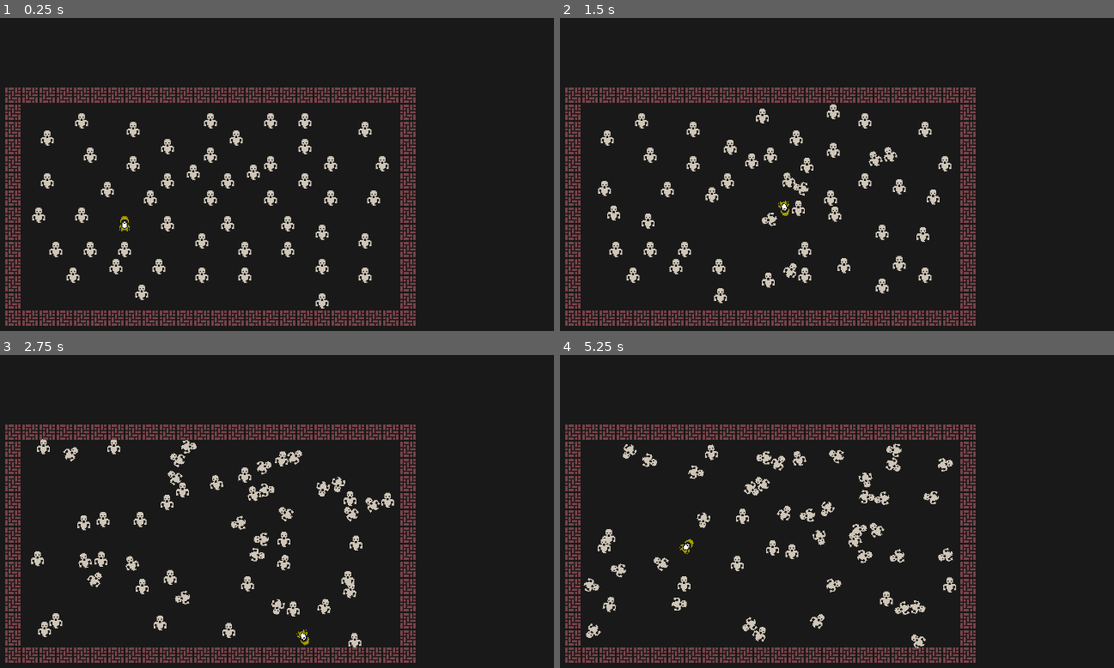
Above: before the commit, frames 1-4 (two rows, left to right).
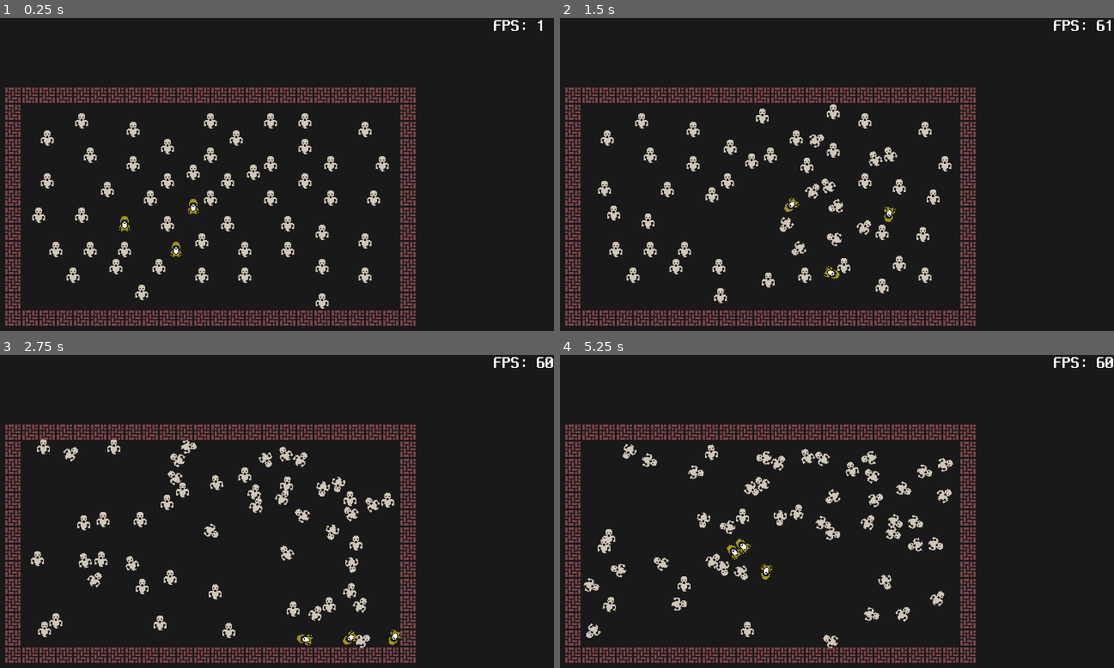
Above: after the commit, the same moments.

Repository: rhdehgks/Defense
Game: Godot game, scene res://game_screen/game.tscn
The game is run twice, just before and just after one commit, with the same random seed, the same clock (stepped at 60 frames per second) and the same inputs.
Inputs (mouse positions are in pixels of both pictures, inside the frame that each line leads up to):
- Up to frame 1 (0.25 s): no input
- Up to frame 2 (1.5 s): tap Enter at 0.5 s; move the mouse to (920, 190) at 0.52 s; hold Right (ui_right) 0.53-1.28 s; click (920, 190) at 0.67 s; move the mouse to (632, 230) at 1.27 s; hold Down (ui_down) from 1.28 s (still down)
- Up to frame 3 (2.75 s): move the mouse to (277, 464) at 2.02 s; release Down (ui_down) at 2.03 s; hold Right (ui_right) from 2.03 s (still down)
- Up to frame 4 (5.25 s): move the mouse to (737, 624) at 2.77 s; release Right (ui_right) at 2.78 s; hold Up (ui_up) 2.78-3.53 s; click (737, 624) at 2.92 s; move the mouse to (975, 605) at 3.52 s; hold Left (ui_left) 3.53-5.03 s; move the mouse to (565, 489) at 4.27 s; move the mouse to (803, 549) at 5.02 s; hold Down (ui_down) from 5.03 s (still down); click (803, 549) at 5.17 s

The runs differ from the first frame. In frame 1, 0.2% of the frame differs, in the area x 30-98%, y 0-77%; in frame 2, 1.4%; in frame 3, 2.4%; in frame 4, 4.2%, in the area x 21-100%, y 0-94%.

Commit message:
폰트 추가

Diff:
--- a/game_screen/game.tscn
+++ b/game_screen/game.tscn
@@ -1,8 +1,9 @@
-[gd_scene load_steps=7 format=3 uid="uid://c3vpuhsddsbu4"]
+[gd_scene load_steps=8 format=3 uid="uid://c3vpuhsddsbu4"]
 
 [ext_resource type="Script" path="res://game_screen/game_screen.gd" id="1_6cie3"]
-[ext_resource type="PackedScene" uid="uid://dr8n2hlkjrlwo" path="res://game_screen/man.tscn" id="1_xj3yq"]
+[ext_resource type="PackedScene" uid="uid://bb8e0io6146kh" path="res://game_screen/man.tscn" id="1_xj3yq"]
 [ext_resource type="PackedScene" uid="uid://cpedle1cddeqo" path="res://game_screen/player.tscn" id="2_0nfae"]
+[ext_resource type="FontFile" uid="uid://b3op7qbt8ij11" path="res://assets/fonts/neodgm.ttf" id="2_w4jh1"]
 [ext_resource type="Texture2D" uid="uid://qpsegmc5j3b8" path="res://assets/wall.png" id="3_aen42"]
 
 [sub_resource type="TileSetAtlasSource" id="TileSetAtlasSource_sxseq"]
@@ -39,6 +40,18 @@
 grow_horizontal = 2
 grow_vertical = 2
 color = Color(0.0980392, 0.0980392, 0.0980392, 1)
+
+[node name="FPSLabel" type="Label" parent="Screen"]
+layout_mode = 1
+anchors_preset = 1
+anchor_left = 1.0
+anchor_right = 1.0
+offset_left = -112.0
+offset_bottom = 48.0
+grow_horizontal = 0
+theme_override_fonts/font = ExtResource("2_w4jh1")
+theme_override_font_sizes/font_size = 32
+text = "FPS: "
 
 [node name="World" type="Control" parent="Screen"]
 layout_mode = 1
@@ -207,6 +220,12 @@
 [node name="Player" parent="Screen/World" instance=ExtResource("2_0nfae")]
 position = Vector2(480, 384)
 
+[node name="Player2" parent="Screen/World" instance=ExtResource("2_0nfae")]
+position = Vector2(576, 432)
+
+[node name="Player3" parent="Screen/World" instance=ExtResource("2_0nfae")]
+position = Vector2(608, 352)
+
 [node name="TileMap" type="TileMap" parent="Screen/World"]
 tile_set = SubResource("TileSet_xqrl7")
 format = 2
--- a/game_screen/game_screen.gd
+++ b/game_screen/game_screen.gd
@@ -1,8 +1,10 @@
 extends Control
 
+@onready var fps_label := $FPSLabel
+
 func _ready():
-	size = get_viewport_rect().size
+	if size != get_viewport_rect().size:
+		size = get_viewport_rect().size
 
 func _process(delta):
-	if size != get_viewport_rect().size:
-		size = get_viewport_rect().size
+	fps_label.text = "FPS: " + str(Engine.get_frames_per_second())
Binary file added: assets/fonts/neodgm.ttf
Not shown, added: assets/fonts/neodgm.ttf.import
Not shown: 1 places in game_screen/man.tscn that only renumber resources
Not shown, changed: export/apk/Defense.apk
Not shown, changed: export/apk/Defense.apk.idsig
